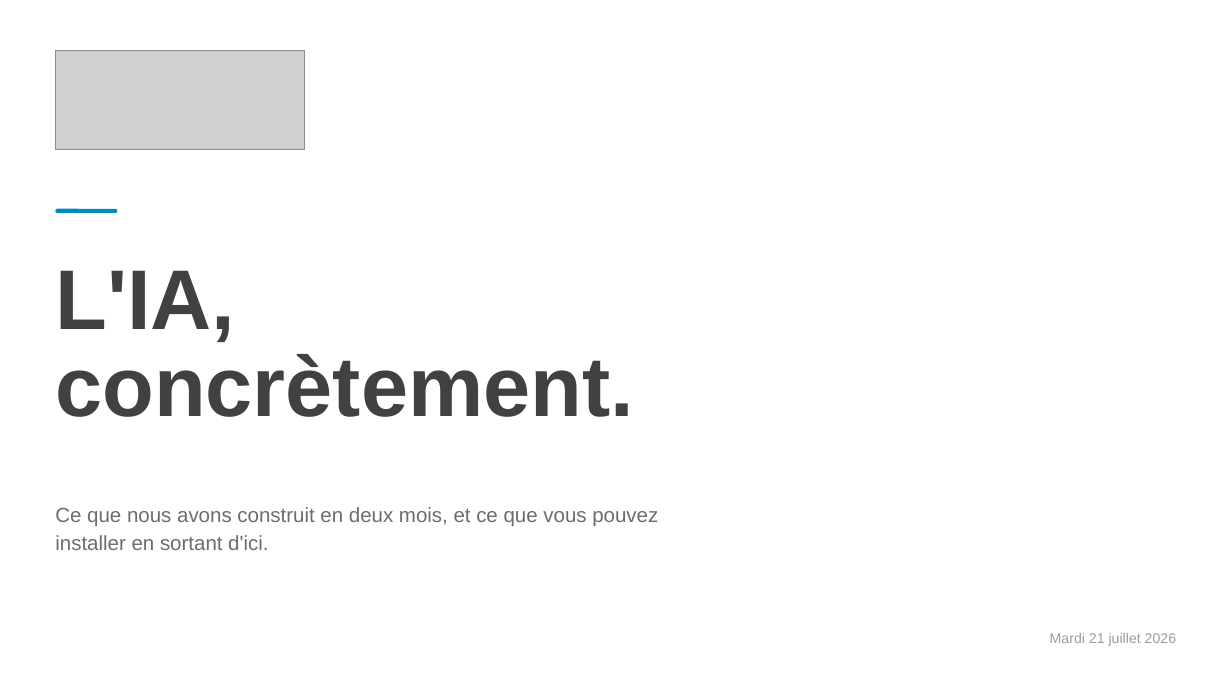
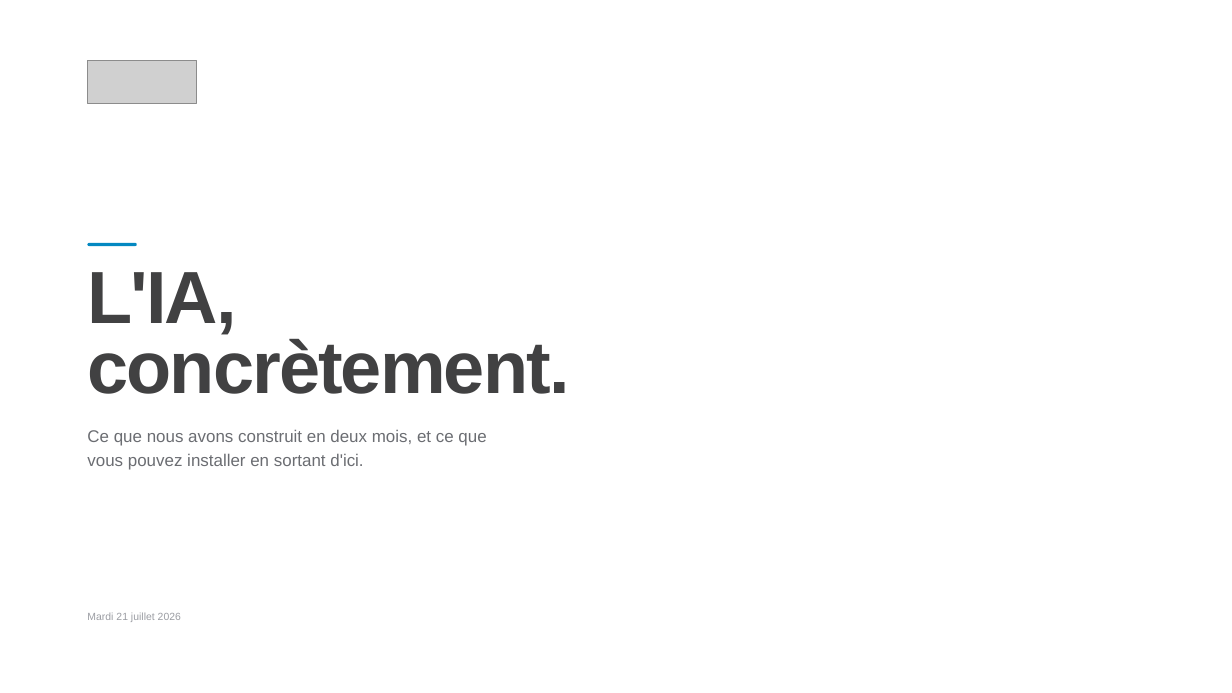
Before and after one commit to felixuniversityca-svg/task-dashboard, a slide deck: slide 2 of LIA-concretement-CC-anime.pptx. Drawn at 1232x693 pixels with LibreOffice and Linux fonts; fonts in the diff are those of the drawing; grey boxes stand for pictures. Boxes give left, top, right and bottom in pixels: in the first picture for what was removed or moved away, otherwise in the second. Text is boxed around its words. In the diff, an @@ line names an element or a change of style, - is before the commit and + after.

```diff
--- a/LIA-concretement-CC-anime.pptx
+++ b/LIA-concretement-CC-anime.pptx
@@ picture: place and size @@
-picture at <box>55,51,305,149</box>
+picture at <box>88,60,197,104</box>
@@ text "L'IA,": place and size @@
-text "L'IA," at <box>55,270,634,417</box>
+text "L'IA," at <box>87,272,569,394</box>
@@ text "L'IA," at <box>87,272,569,394</box>: size 66 to 57.6 pt, letter spacing 0 to -1.5 pt; line spacing 68pt to 54.1pt @@
@@ rounded rectangle: place and size @@
-rounded rectangle at <box>55,209,117,213</box>
+rounded rectangle at <box>88,243,137,246</box>
@@ rounded rectangle at <box>88,243,137,246</box>: proportions changed @@
@@ text "Ce que nous avons construit ...": place and size @@
-text "Ce que nous avons construit ..." at <box>55,507,658,550</box>
+text "Ce que nous avons construit ..." at <box>87,429,486,470</box>
@@ text "Ce que nous avons construit ..." at <box>87,429,486,470</box>: size 16 to 13.2 pt; line spacing 22pt to 18.7pt @@
@@ text "Mardi 21 juillet 2026": place and size @@
-text "Mardi 21 juillet 2026" at <box>1050,633,1176,646</box>
+text "Mardi 21 juillet 2026" at <box>87,612,181,622</box>
@@ text "Mardi 21 juillet 2026" at <box>87,612,181,622</box>: size 11 to 8.1 pt; alignment right to left @@
```
Also in this commit, not shown: 49 other slides changed.
